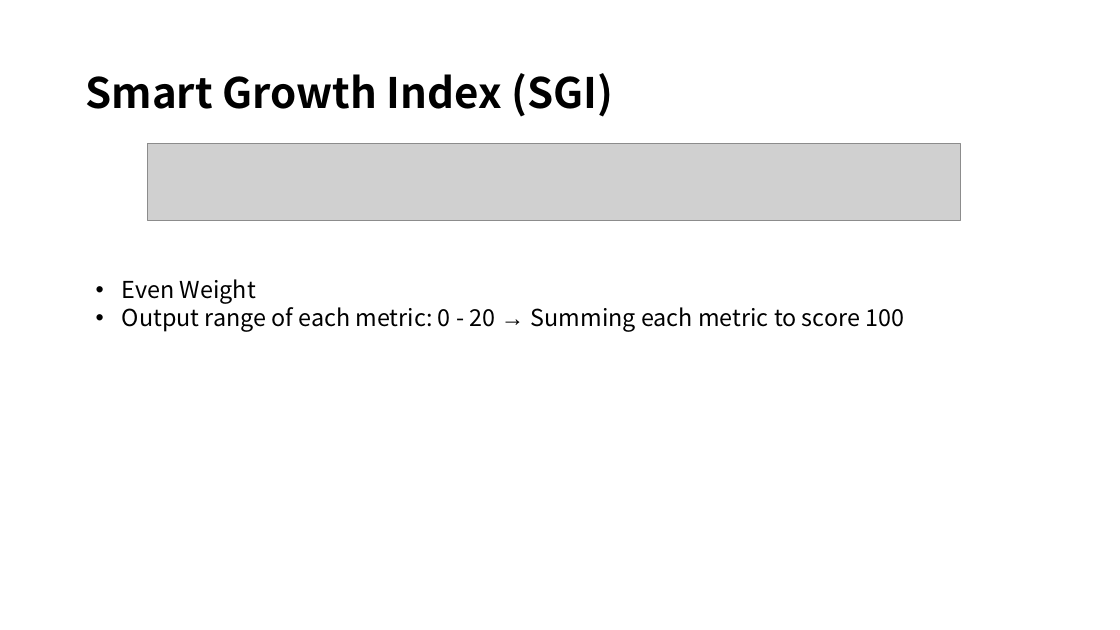
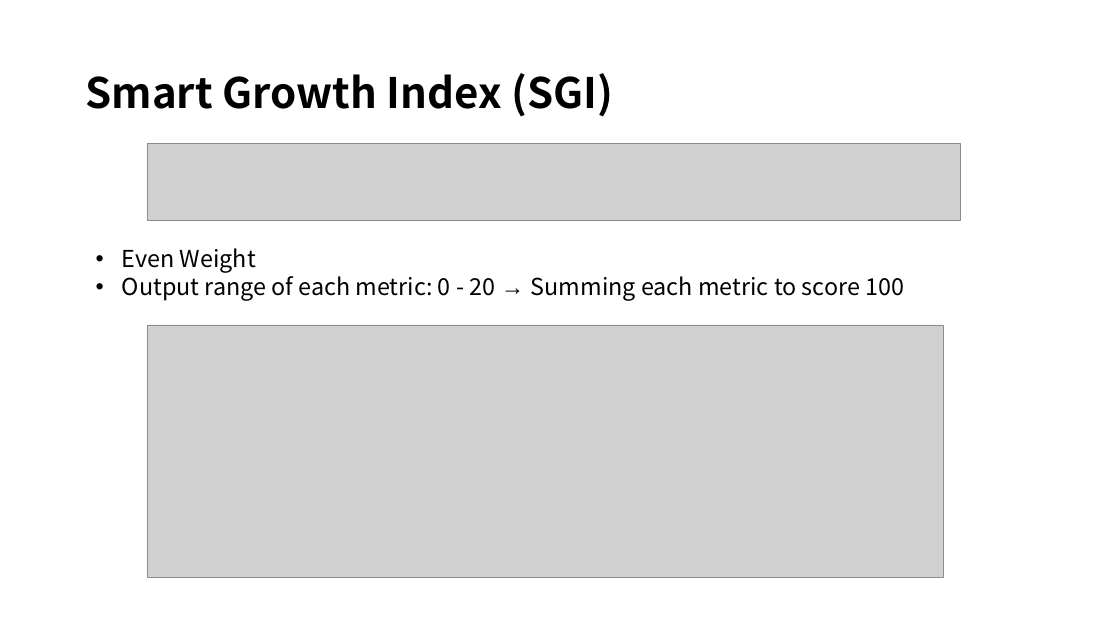
Before and after one commit to unicorn-yh/MCM-Mathematical-Contest-in-Modeling, a slide deck: slide 2 of ppt/2017 E类paper presentation.pptx. Drawn at 1120x630 pixels with LibreOffice and Linux fonts; fonts in the diff are those of the drawing; grey boxes stand for pictures. Boxes give left, top, right and bottom in pixels: in the first picture for what was removed or moved away, otherwise in the second. Text is boxed around its words. In the diff, an @@ line names an element or a change of style, - is before the commit and + after.

```diff
--- a/ppt/2017 E类paper presentation.pptx
+++ b/ppt/2017 E类paper presentation.pptx
@@ text "Even Weight": place and size @@
-text "Even Weight" at [122,279,904,332]
+text "Even Weight" at [122,248,904,301]
@@ picture added at [147,325,944,578] @@
```
Also in this commit, not shown: 1 other slide changed, 2 slides added.
